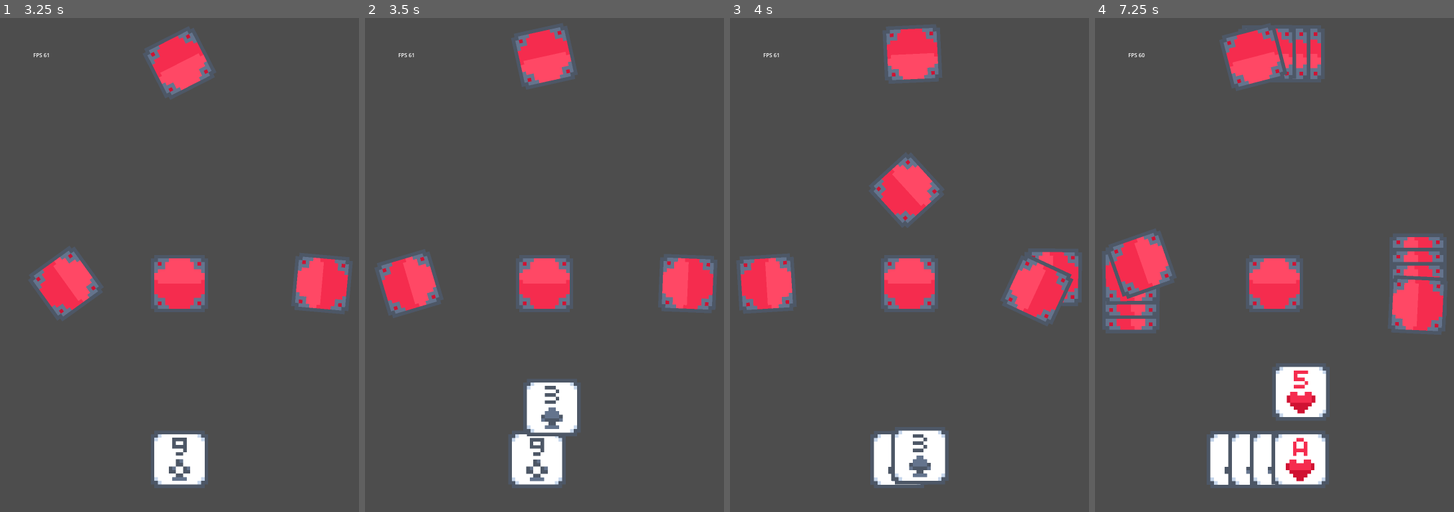
Above: before the commit, frames 1-4 (left to right).
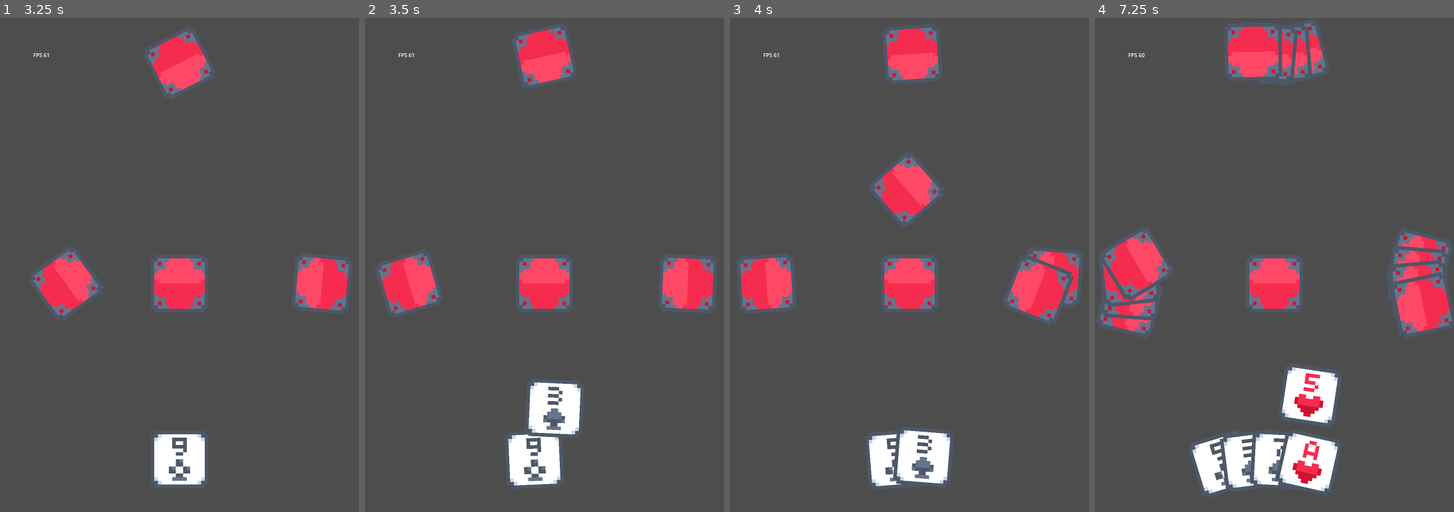
Above: after the commit, the same moments.

Repository: WinCisky/scopa-36
Game: Godot game, scene res://scenes/table_scopa.tscn
The game is run twice, just before and just after one commit, with the same random seed, the same clock (stepped at 60 frames per second) and the same inputs.
Inputs:
- Up to frame 1 (3.25 s): tap Enter at 0.5, 2 s; tap Space at 1.25 s
- Up to frame 2 (3.5 s): no input
- Up to frame 3 (4 s): no input
- Up to frame 4 (7.25 s): no input

Frame 1 is identical in both runs. In frame 2, 1.2% of the frame differs, in the area x 38-62%, y 73-96%; in frame 3, 1.9%; in frame 4, 9.0%, in the area x 0-100%, y 0-98%.

Commit message:
cards presentation improvement

Diff:
--- a/project.godot
+++ b/project.godot
@@ -23,5 +23,6 @@
 
 [rendering]
 
+textures/canvas_textures/default_texture_filter=3
 renderer/rendering_method="mobile"
 textures/vram_compression/import_etc2_astc=true
--- a/scenes/card.tscn
+++ b/scenes/card.tscn
@@ -7,7 +7,6 @@
 script = ExtResource("1_6u4wf")
 
 [node name="Sprite2D" type="Sprite2D" parent="."]
-texture_filter = 1
 texture = ExtResource("1_d81rb")
 region_enabled = true
 region_rect = Rect2(119, 68, 16, 16)
--- a/scenes/table_scopa.tscn
+++ b/scenes/table_scopa.tscn
@@ -22,6 +22,7 @@
 [node name="Players" type="Node" parent="."]
 
 [node name="Player" parent="Players" instance=ExtResource("3_eoomw")]
+is_human = true
 
 [node name="Player2" parent="Players" instance=ExtResource("3_eoomw")]
 player_id = 1
@@ -126,7 +127,6 @@
 card_manager = NodePath("../CardsManager")
 
 [node name="TurnIndicator" type="Sprite2D" parent="TableManager"]
-texture_filter = 1
 texture = ExtResource("7_3dhb1")
 region_enabled = true
 region_rect = Rect2(221, 85, 16, 16)
--- a/scripts/card_manager.gd
+++ b/scripts/card_manager.gd
@@ -61,25 +61,31 @@
 func reposition_player_cards(player_index: int, cards: Array):
 	var distance_to_next  = viewport_rect.size.x * 0.4 / 10
 	if player_index == 0:
-		distance_to_next  = viewport_rect.size.x * 0.6 / 10
+		distance_to_next  = viewport_rect.size.x * 0.8 / 10
 	var cards_number = cards.size()
 	var initial_positition = (cards_number - 1) * -0.5 * distance_to_next
+	var initial_rotation_top_bottom = -10 * (cards_number -1) /2
+	var initial_rotation_left_right = 10 * (cards_number -1) /2
 
 	var i = 0
 	for card in cards:
+		var arch_offset = 4 * (i - (cards_number -1) /2) * (i - (cards_number -1) /2)
 		match player_index:
 			0:
-				card.target_position = players_position[2] + Vector2(initial_positition + (distance_to_next * i), 0)
-				card.target_rotation = 0
+				# y offset is based on the index, similar to an arc
+				# need a function where 0 is -arch_height / 2, middle is +arch_height / 2, end is -arch_height / 2
+				#var arch_offset = 4 * (i - (cards_number -1) /2) * (i - (cards_number -1) /2)
+				card.target_position = players_position[2] + Vector2(initial_positition + (distance_to_next * i), arch_offset)
+				card.target_rotation = initial_rotation_top_bottom + 10 * i
 			1:
-				card.target_position = players_position[1] + Vector2(0, initial_positition + (distance_to_next * i))
-				card.target_rotation = -90
+				card.target_position = players_position[1] + Vector2(arch_offset, initial_positition + (distance_to_next * i))
+				card.target_rotation = -90 + initial_rotation_left_right - 10 * i
 			2:
-				card.target_position = players_position[0] + Vector2(- initial_positition - (distance_to_next * i), 0)
-				card.target_rotation = 180
+				card.target_position = players_position[0] + Vector2(- initial_positition - (distance_to_next * i), - arch_offset)
+				card.target_rotation = 180 + initial_rotation_top_bottom + 10 * i
 			3:
-				card.target_position = players_position[3] + Vector2(0, - initial_positition - (distance_to_next * i))
-				card.target_rotation = 90
+				card.target_position = players_position[3] + Vector2(- arch_offset, - initial_positition - (distance_to_next * i))
+				card.target_rotation = 90 + initial_rotation_left_right - 10 * i
 		card.has_reached_position = false
 		card.has_reached_rotation = false
 		i += 1
--- a/scripts/player.gd
+++ b/scripts/player.gd
@@ -9,18 +9,29 @@
 enum PlayerState { WAIT, SHUFFLE, SPLIT, PICK }
 var current_state: PlayerState = PlayerState.WAIT
 var cards: Array[int] = []
+var is_picking: bool = false
 
 @export var player_id: int = 0
 @export var display_name: String = "Player"
-#@export var is_human: bool = false
+@export var is_human: bool = false
 
 func _ready():
 	pass
+
+func picked_card(card: int) -> void:
+	# remove card from available cards
+	cards.erase(card)
+	is_picking = false
+	picked.emit(card)
 
 func _on_pick(player_index: int):
 	if (player_index != player_id):
 		return
 	current_state = PlayerState.PICK
+
+	if is_human:
+		is_picking = true
+		return  # wait for user input
 	# TODO: pick a card!
 	var random_card = randi() % cards.size()
 	await get_tree().create_timer(0.1).timeout
Not shown, changed: export_presets.cfg
